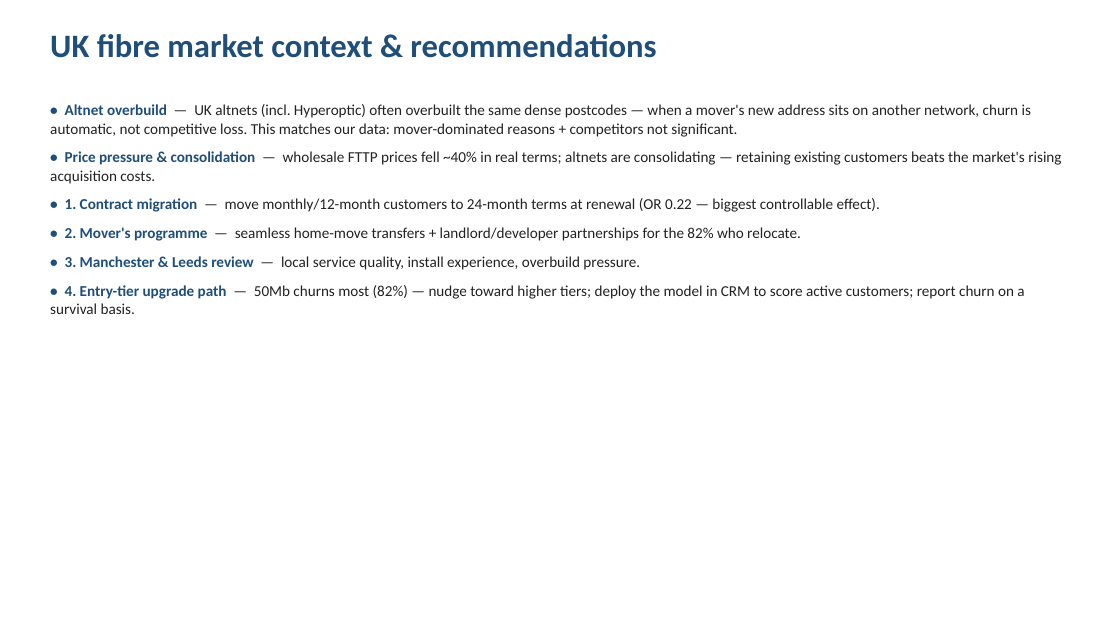
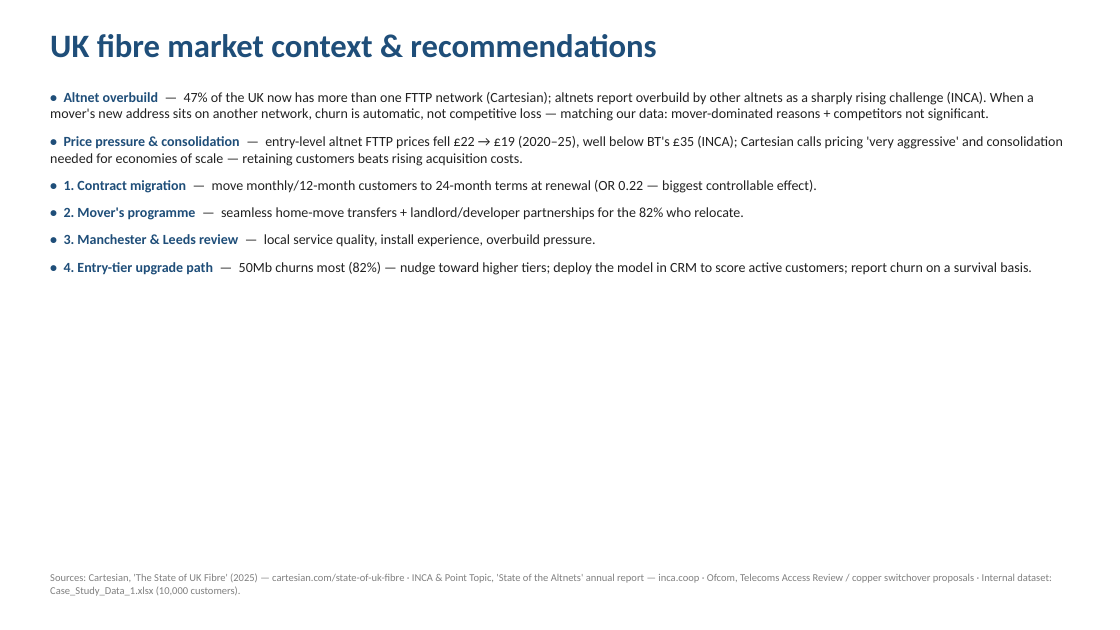
Before and after one commit to vasilijasuljagic-lab/churn_analysis, a slide deck: slide 5 of presentation/Churn_Analysis_Final.pptx. Drawn at 1120x630 pixels with LibreOffice and Linux fonts; fonts in the diff are those of the drawing. Boxes give left, top, right and bottom in pixels: in the first picture for what was removed or moved away, otherwise in the second. Text is boxed around its words. In the diff, an @@ line names an element or a change of style, - is before the commit and + after.

```diff
--- a/presentation/Churn_Analysis_Final.pptx
+++ b/presentation/Churn_Analysis_Final.pptx
@@ text "• Altnet overbuild — 47% ...": place and size @@
-text "• Altnet overbuild — 47% ..." at bbox=[50, 104, 1061, 314]
+text "• Altnet overbuild — 47% ..." at bbox=[50, 92, 1063, 275]
@@ text at bbox=[50, 92, 1063, 166]: text changed; size 13 to 12 pt @@
-• Altnet overbuild — UK altnets (incl. Hyperoptic) often overbuilt the same dense postcodes — when a mover's new address sits on another network, churn is automatic, not competitive loss. This matches our data: mover-dominated reasons + competitors not significant.
-• Price pressure & consolidation — wholesale FTTP prices fell ~40% in real terms; altnets are consolidating — retaining existing customers beats the market's rising acquisition costs.
+• Altnet overbuild — 47% of the UK now has more than one FTTP network (Cartesian); altnets report overbuild by other altnets as a sharply rising challenge (INCA). When a mover's new address sits on another network, churn is automatic, not competitive loss — matching our data: mover-dominated reasons + competitors not significant.
+• Price pressure & consolidation — entry-level altnet FTTP prices fell £22 → £19 (2020–25), well below BT's £35 (INCA); Cartesian calls pricing 'very aggressive' and consolidation needed for economies of scale — retaining customers beats rising acquisition costs.
@@ text at bbox=[64, 180, 1032, 275]: size 13 to 12 pt in "• 1. Contract migration — move monthly/12-month ...", "• 2. Mover's programme — seamless home-move ...", "• 3. Manchester & Leeds review — ...", "• 4. Entry-tier upgrade path — 50Mb ..." @@
@@ text added at bbox=[50, 573, 1051, 596], 9 pt, text #808080 @@
+Sources: Cartesian, 'The State of UK Fibre' (2025) — cartesian.com/state-of-uk-fibre · INCA & Point Topic, 'State of the Altnets' annual report — inca.coop · Ofcom, Telecoms Access Review / copper switchover proposals · Internal dataset: Case_Study_Data_1.xlsx (10,000 customers).
```
Also in this commit, not shown: 1 other file.
